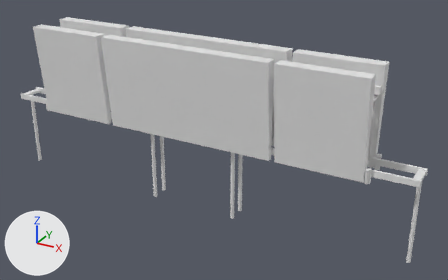
Before and after pictures for a commit that changed the FBX model models/airport gates/AirportConcourse_HeroFIDS.fbx.
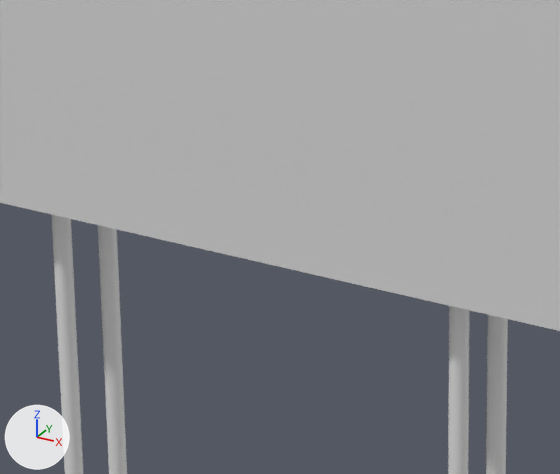
Each version is shown whole from a 50 mm lens placed at (12.88, -96.17, 23.82), pointed at (1.18, -74.9, 13.19), then close up on the part from 31% to 56% of the width and 32% to 67% of the height. Lighting does not change. The marker at lower left points along +X, +Y and +Z. The older version's two pictures come first. Where no turn or scale is listed for an object, it has been applied to the vertices.

The first close-up shows 'HeroFIDS'.
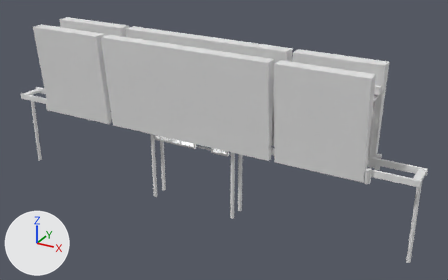
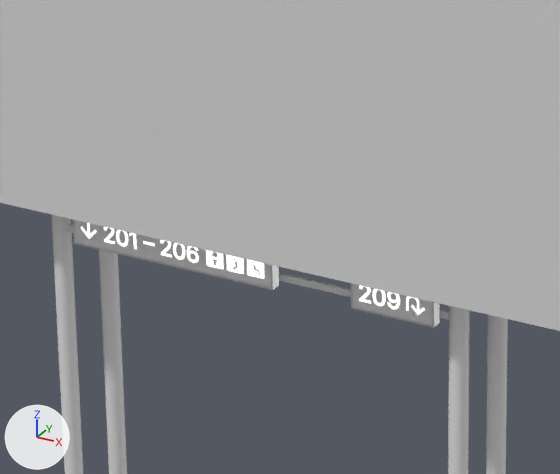
Pixel boxes (x1, y1, x2, y2) of what changed, in the close-ups (560 x 474 px):
'Sign_FIDSWayfinding', added
    after: (81, 223, 425, 315)
part 1 of me_vert_003, added
    after: (73, 220, 279, 290)
part 2 of me_vert_003, added
    after: (351, 283, 440, 328)
part 3 of me_vert_003, added
    after: (66, 224, 449, 320)

Edits to the bpy script that builds the scene:
```text
Add img_p6_concourse_msdf_emissive_reference_png:
    img_p6_concourse_msdf_emissive_reference_png = load_image('P6 Concourse MSDF Emissive.reference.png', '../../CreaturesInHeaven/Assets/SDF/P6 Concourse MSDF Emissive.reference.png', 2048, 2048, 'Non-Color')
Add mat_p6_concourse_msdf_emissive:
    mat_p6_concourse_msdf_emissive = bpy.data.materials.new('P6 Concourse MSDF Emissive')
    mat_p6_concourse_msdf_emissive.use_nodes = True; mat_p6_concourse_msdf_emissive.node_tree.nodes.clear()
    _N = mat_p6_concourse_msdf_emissive.node_tree.nodes; _L = mat_p6_concourse_msdf_emissive.node_tree.links
    n0 = _N.new('ShaderNodeBsdfPrincipled'); n0.name = 'Principled BSDF'
    n0.inputs[0].default_value = (0.0, 0.0, 0.0, 1.0)  # 'Base Color', black #000000
    n0.inputs[28].default_value = 1.5  # 'Emission Strength'
    n1 = _N.new('ShaderNodeOutputMaterial'); n1.name = 'Material Output'
    n2 = _N.new('ShaderNodeTexImage'); n2.name = 'Image Texture'
    n2.image = img_p6_concourse_msdf_emissive_reference_png
    _L.new(n2.outputs[0], n0.inputs[4])  # 'Color' to 'Alpha'
    _L.new(n0.outputs[0], n1.inputs[0])  # 'BSDF' to 'Surface'
Change me_vert_003:
    used by ob_herofids; location = (0.0, -75.3, 10.0)
    remove me_vert_003.from_pydata(...)  # 1348 vertices, 1088 faces; spans x -9.6..9.6, y -1.1..1.1, z 0.0..7.4
    add me_vert_003.from_pydata(...)  # 1512 vertices, 1182 faces; spans x -9.6..9.6, y -1.1..1.1, z 0.0..7.4
    me_vert_003 part 1: a new loose piece of 26 vertices spanning x -1.8..0.3, y -0.5..-0.4, z 2.9..3.3, in mat_p6_concourse
    me_vert_003 part 2: a new loose piece of 26 vertices spanning x 1.0..1.8, y -0.5..-0.4, z 2.9..3.3, in mat_p6_concourse
    me_vert_003 part 3: a new loose piece of 20 vertices spanning x -1.9..1.9, y -0.4, z 3.0, in mat_p6_concourse
    other edits to the shape of me_vert_003 do not show in these pictures
Add me_plane_048:
    me_plane_048.from_pydata(...)  # 18 vertices, 5 faces; spans x 0.0..3.45, y 0.0, z -0.18..0.0
    me_plane_048.materials.append(mat_p6_concourse_msdf_emissive)
Add ob_sign_fidswayfinding:
    ob_sign_fidswayfinding = bpy.data.objects.new('Sign_FIDSWayfinding', me_plane_048)
    ob_sign_fidswayfinding.location = (-1.694, -75.794, 13.18)
```
